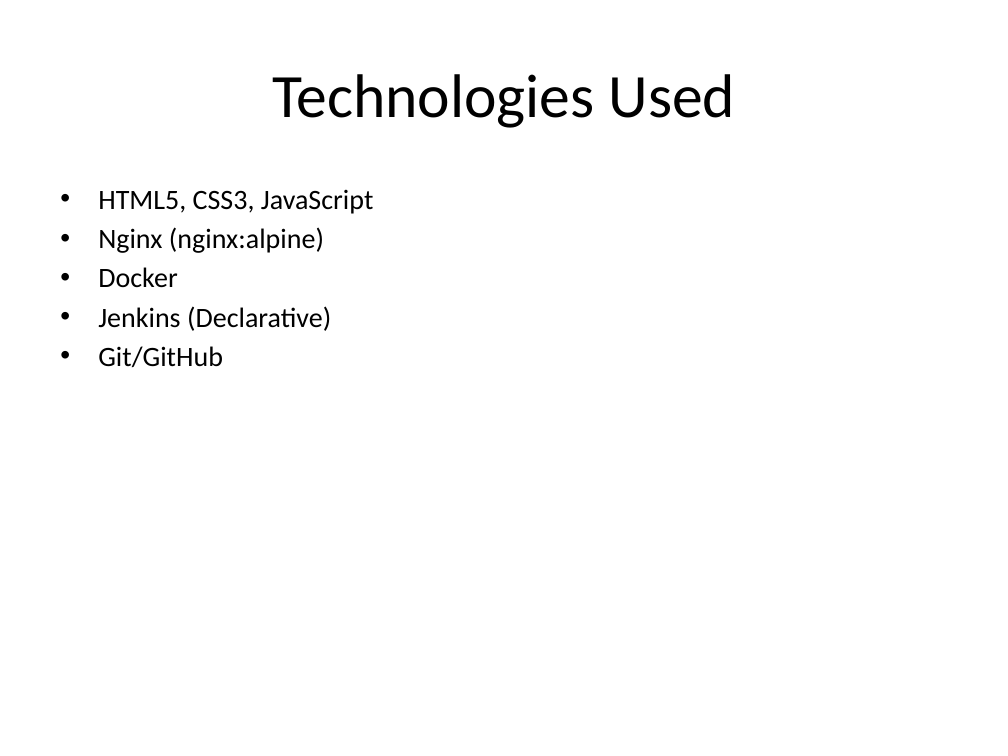
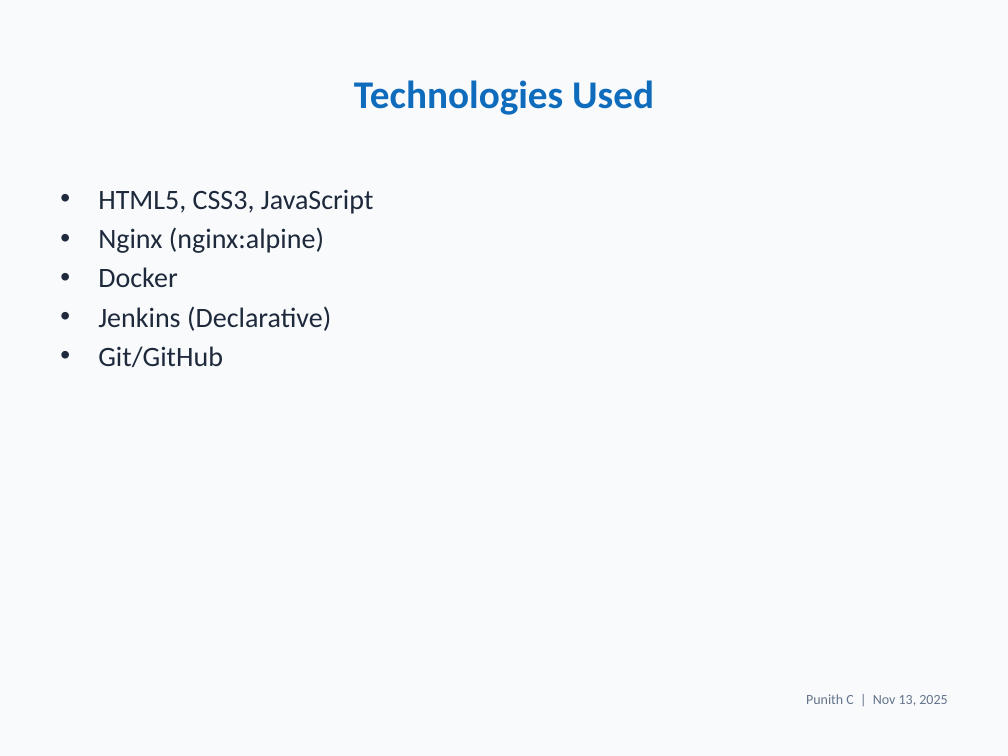
Before and after one commit to Punith968/simple-webapp-jenkins-ci-cd, a slide deck: slide 5 of simple-webapp-jenkins-ci-cd/project_presentation.pptx. Drawn at 1008x756 pixels with LibreOffice and Linux fonts; fonts in the diff are those of the drawing. Boxes give left, top, right and bottom in pixels: in the first picture for what was removed or moved away, otherwise in the second. Text is boxed around its words. In the diff, an @@ line names an element or a change of style, - is before the commit and + after.

Commit message:
Enhance PPT: theme, footer, and optional screenshots embedding

```diff
--- a/simple-webapp-jenkins-ci-cd/project_presentation.pptx
+++ b/simple-webapp-jenkins-ci-cd/project_presentation.pptx
@@ background #FFFFFF to #F8FAFC @@
@@ title "Technologies Used" at [354,80,654,115]: size 44 to 28 pt, text colour #000000 to #0F6CBD, bold on @@
@@ text "HTML5, CSS3, JavaScript" at [98,190,373,367]: text colour #000000 to #1E293B @@
@@ text added at [806,694,947,706], 10 pt, text #64748B @@
+Punith C | Nov 13, 2025
```
Also in this commit, not shown: 14 other slides changed, 3 slides added, 1 slide removed, 1 other file.
